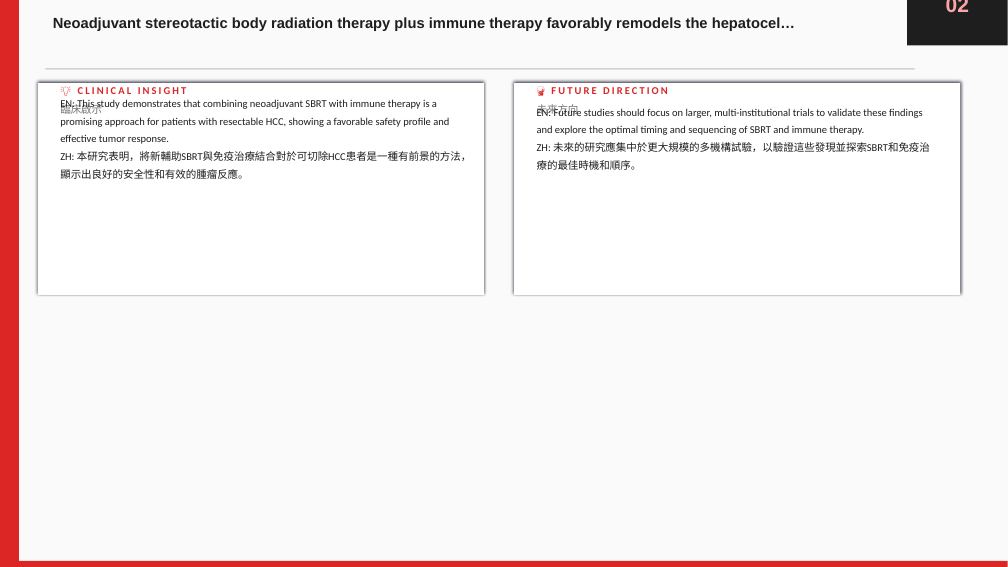
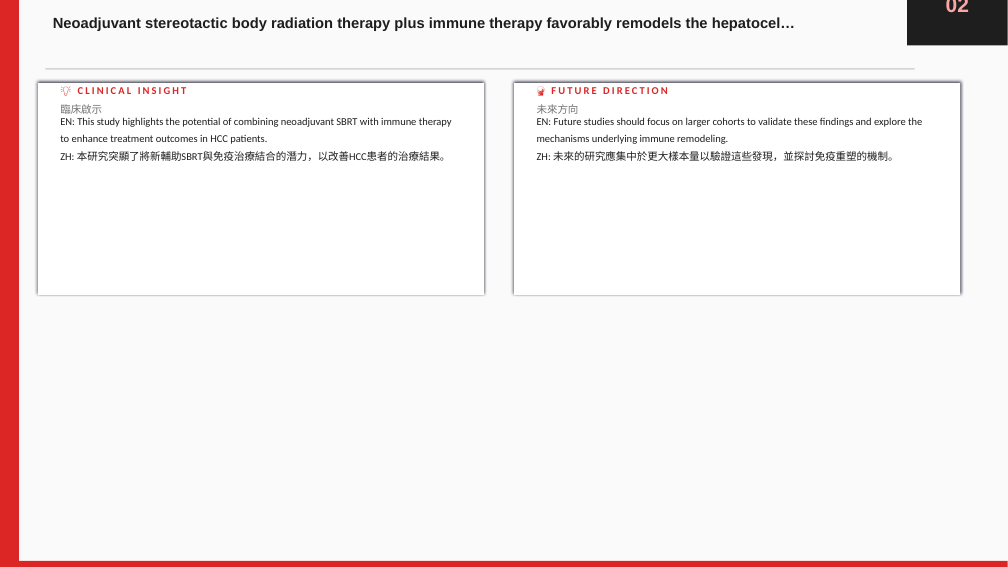
Before and after one commit to jejenhu-maker/hcc-weekly-digest, a slide deck: slide 6 of docs/latest-digest.pptx. Drawn at 1008x567 pixels with LibreOffice and Linux fonts; fonts in the diff are those of the drawing. Boxes give left, top, right and bottom in pixels: in the first picture for what was removed or moved away, otherwise in the second. Text is boxed around its words. In the diff, an @@ line names an element or a change of style, - is before the commit and + after.

```diff
--- a/docs/latest-digest.pptx
+++ b/docs/latest-digest.pptx
@@ text at <box>60,117,452,161</box>: text changed @@
-EN: This study demonstrates that combining neoadjuvant SBRT with immune therapy is a promising approach for patients with resectable HCC, showing a favorable safety profile and effective tumor response.
-ZH: 本研究表明，將新輔助SBRT與免疫治療結合對於可切除HCC患者是一種有前景的方法，顯示出良好的安全性和有效的腫瘤反應。
+EN: This study highlights the potential of combining neoadjuvant SBRT with immune therapy to enhance treatment outcomes in HCC patients.
+ZH: 本研究突顯了將新輔助SBRT與免疫治療結合的潛力，以改善HCC患者的治療結果。
@@ text at <box>537,117,922,161</box>: text changed @@
-EN: Future studies should focus on larger, multi-institutional trials to validate these findings and explore the optimal timing and sequencing of SBRT and immune therapy.
-ZH: 未來的研究應集中於更大規模的多機構試驗，以驗證這些發現並探索SBRT和免疫治療的最佳時機和順序。
+EN: Future studies should focus on larger cohorts to validate these findings and explore the mechanisms underlying immune remodeling.
+ZH: 未來的研究應集中於更大樣本量以驗證這些發現，並探討免疫重塑的機制。
```
Also in this commit, not shown: 20 other slides changed, 2 other files.
